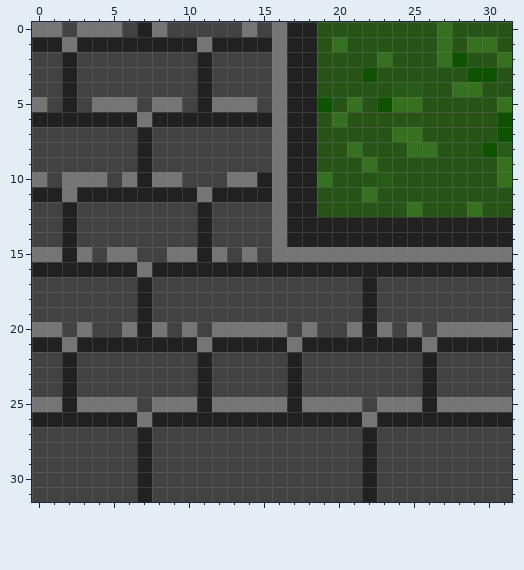
Pixel-art sprite: Silentium/Assets/Visuals/Tiles/Testinis_pav_grass.png. The first picture shows the starting point.
The file is 32x32 pixels. Colours within 5 levels of each other are drawn and written as one.
And afterwards:
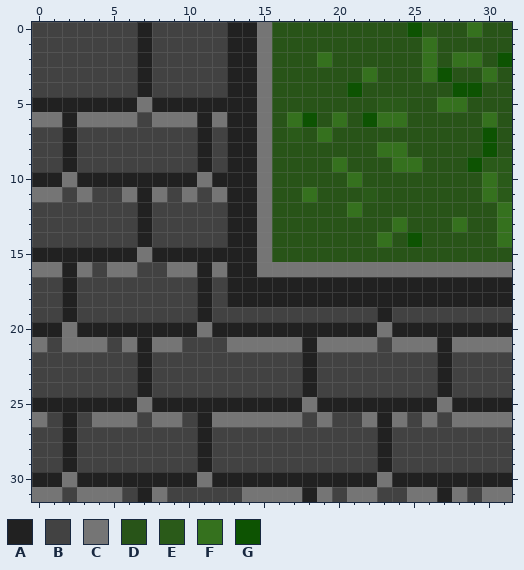
Palette (. is transparent): A #212121  B #424242  C #757575  D #285418  E #2a5a19  F #35711e  G #0d5302
Commit: Another fkin update
The exact change:
Changed rows in their new state; - is an unchanged pixel.
first column x 0:
 0 BB-BBB--B----AACDDD------GED-F--
 1 BBBBBBB-BBBBB--CDDD-D-----FD-DD-
 2 --B----A---B-AACDDDF---D--FDFF-G
 3 --B----A---B-AACDDD---F---FG-DF-
 4 --B----A---B-AACDDD--G--DD--GG--
 5 AA-AAAACAAA-AAACDDDD-D-EED-FF--D
 6 CC-CCCCBCCC-C--CDFG---GFF-----FD
 7 --A----B---A-AACDEDF----DD----GD
 8 --A----B---A-AACDDD--D-FFDD----D
 9 --A----B---A-AACDDD-F-D-FF---GEE
10 AA-AAAA-AAACAAACDDDD-F-D------FE
11 CCBCBBC-CBCBC--CDDF---E-------FE
12 --B----A---B-AACDDD--F---D---D-F
13 --B----A---B-AACDDDDDDDDFDDDFDDF
14 --B----A---B-AACDDDDDDDFDGDDDDDF
15 AA-AAAACAAA-AAACDDDDDDDDDDDDDDDD
16 CC-CBCCBBCC-C--CCCCCCCCCCCCCCCCC
17 --A----B---A-AAAAAAAAA-AAAAAAAAA
18 --A----B---A-AAAAAAAAA-AAAAAAAAA
19 --A----B---A----------BA--------
20 AACAAAA-AAACAAAAAAAAAA--AAAAAAAA
21 CB-CCBC-CCBBBCCCC--CCCCBCC--CCCC
22 --B----A---B-----BA-------BA----
23 --B----A---B-----BA-------BA----
24 --B----A---B-----BA-------BA----
25 AA-AAAACAAA-AAAAA--AAAAAAA--AAAA
26 CB-BCCCBCCB-CCCCCCBCBB--CBCBCCCC
27 --A----B---A----------BA--------
28 --A----B---A----------BA--------
29 --A----B---A----------BA--------
30 AACAAAA-AAACAAAAAAAAAA-CAAAAAAAA
31 CC-CCC--C-----CCCCAC-CC--CCAC-CC
Where, in picture pixels (left, top, right, bottom), the same in both pictures:
changed: (32, 22, 512, 502)
